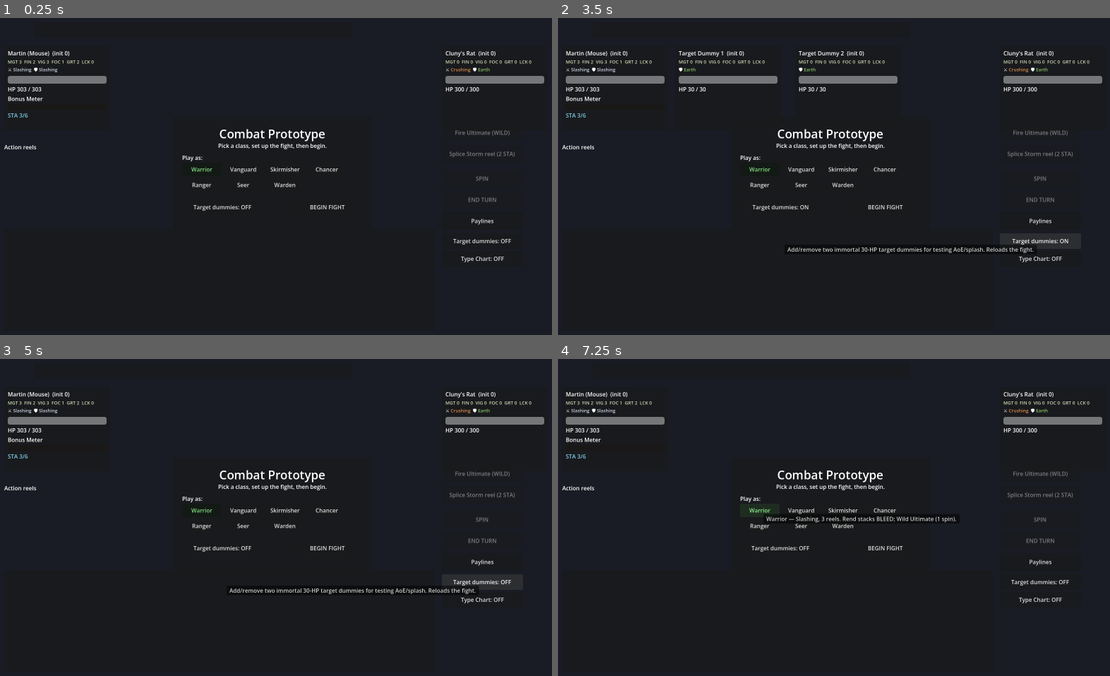
Above: before the commit, frames 1-4 (two rows, left to right).
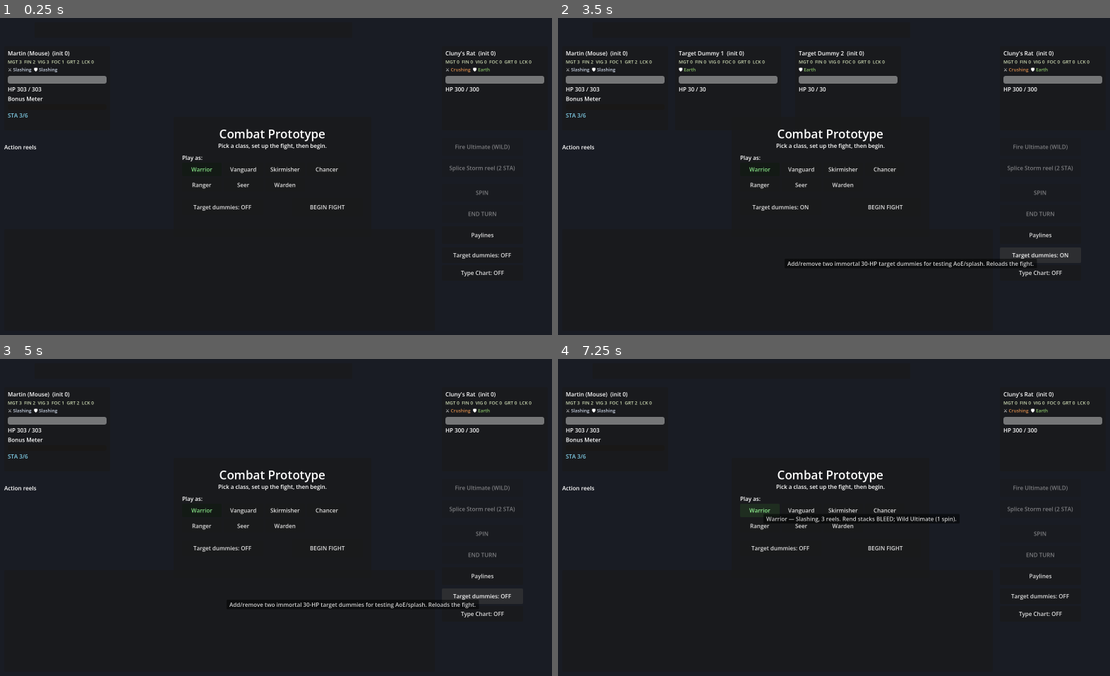
Above: after the commit, the same moments.

Repository: djkipyaboy/bunnies
Game: Godot game, scene res://combat/combat.tscn
Two runs of this game, one before a commit and one after it. Both use one fixed random seed, a clock stepped at 60 frames per second and the inputs below.
Inputs:
- Up to frame 1 (0.25 s): no input
- Up to frame 2 (3.5 s): click "BEGIN FIGHT" at 0.5 s; click "SPIN" at 1.25 s; click "Paylines" at 2 s; click "Target dummies: OFF" at 2.75 s
- Up to frame 3 (5 s): click "BEGIN FIGHT" at 3.5 s; click "Target dummies: ON" at 4.25 s
- Up to frame 4 (7.25 s): click "Type Chart: OFF" at 5 s; click "Type Chart: ON" at 5.75 s; click "Warrior" at 6.5 s

The runs differ from the first frame. In frame 1, 0.8% of the frame differs, in the area x 81-94%, y 35-82%; in frame 2, 1.5%; in frame 3, 1.5%, in the area x 41-94%, y 35-82%; in frame 4, 0.8%.

Commit message:
balance(warden): meter cap 15→20; Rallying Cry reel charges no meter; lower button column
Playtest 2026-06-29 tuning:
- Warden meter_cap 15 → 20 (Earthquake's 4 WILD reels recharge fast).
- ActionReel.charges_meter flag (false for the Rallying Cry reel), propagated
  through CombatResolver.AttackResult and honored in _apply_attack — the rally
  reel's payoff is the party shield, not meter.
- Shift the right-hand action-button column down +40 (Ultimate 300→340) so the
  taller caster panels (mana line + shield chip) no longer overlap it.

Co-Authored-By: Claude Opus 4.8 <noreply@anthropic.com>

Diff:
--- a/combat/class_library.gd
+++ b/combat/class_library.gd
@@ -113,8 +113,9 @@
 			c.base_stats = _stats(1, 1, 3, 4, 2, 0)
 			c.weapon_base_damage = 9.0; c.weapon_type = earth; c.reel_count = 3
 			c.defense_type = earth
-			# [ASSUMPTION] HP 300 for testing; meter_cap 15 — match the Seer per player directive (15/15).
-			c.base_max_hp = 300; c.base_max_stamina = 0; c.base_meter_floor = 3; c.meter_cap = 15
+			# [ASSUMPTION] HP 300 for testing; meter_cap 20 — raised from 15 (playtest 2026-06-29: Earthquake's
+				# 4 WILD reels recharge the meter fast; 20 curbs back-to-back Earthquakes).
+			c.base_max_hp = 300; c.base_max_stamina = 0; c.base_meter_floor = 3; c.meter_cap = 20
 			# Mana-only: max = base 8 + Focus 4 = 12, starts full, +1/turn. [ASSUMPTION] tune by playtest.
 			c.base_max_mana = 8; c.start_mana = 12; c.mana_regen = 1
 			c.ability_id = &"rallying_cry"; c.ability_cost = 4; c.ability_resource = &"mana"
--- a/combat/combat.gd
+++ b/combat/combat.gd
@@ -235,27 +235,29 @@
 	_log_box.size = Vector2(1206, 122)
 	add_child(_log_box)
 
-	# Right-hand action-button column, stacked beneath the enemy panel. BTN_X aligns with the enemy panel.
+	# Right-hand action-button column, stacked beneath the enemy panel. BTN_X aligns with the enemy panel;
+	# the column starts at y=340 so it clears the 238px-tall panel (bottom y=318) — the taller caster panels
+	# (mana line + shield chip) had pushed the panel into the old y=300 Ultimate button (playtest 2026-06-29).
 	const BTN_X: float = 1280.0
 	const BTN_SIZE := Vector2(230, 50)
 
 	_ultimate_button = Button.new()
 	_ultimate_button.text = "Fire Ultimate (WILD)"
-	_ultimate_button.position = Vector2(BTN_X, 300)
+	_ultimate_button.position = Vector2(BTN_X, 340)
 	_ultimate_button.custom_minimum_size = BTN_SIZE
 	_ultimate_button.disabled = true
 	add_child(_ultimate_button)
 
 	_splice_button = Button.new()
 	_splice_button.text = "Splice Storm reel (2 STA)"
-	_splice_button.position = Vector2(BTN_X, 360)
+	_splice_button.position = Vector2(BTN_X, 400)
 	_splice_button.custom_minimum_size = BTN_SIZE
 	_splice_button.disabled = true
 	add_child(_splice_button)
 
 	_spin_button = Button.new()
 	_spin_button.text = "SPIN"
-	_spin_button.position = Vector2(BTN_X, 430)
+	_spin_button.position = Vector2(BTN_X, 470)
 	_spin_button.custom_minimum_size = BTN_SIZE
 	_spin_button.disabled = true
 	_spin_button.tooltip_text = "Resolve the Combat phase — spin every action reel as its own attack."
@@ -263,7 +265,7 @@
 
 	_end_turn_button = Button.new()
 	_end_turn_button.text = "END TURN"
-	_end_turn_button.position = Vector2(BTN_X, 490)
+	_end_turn_button.position = Vector2(BTN_X, 530)
 	_end_turn_button.custom_minimum_size = BTN_SIZE
 	_end_turn_button.disabled = true
 	_end_turn_button.tooltip_text = "Finish your turn after reviewing the spin's results."
@@ -271,7 +273,7 @@
 
 	_paylines_button = Button.new()
 	_paylines_button.text = "Paylines"
-	_paylines_button.position = Vector2(BTN_X, 550)
+	_paylines_button.position = Vector2(BTN_X, 590)
 	_paylines_button.custom_minimum_size = BTN_SIZE
 	_paylines_button.tooltip_text = "Cycle through this loadout's payline patterns one at a time (legibility aid)."
 	add_child(_paylines_button)
@@ -279,7 +281,7 @@
 	# Debug toggle: add/remove the two target dummies, then reload so the change takes effect.
 	_dummy_toggle_button = Button.new()
 	_dummy_toggle_button.text = "Target dummies: %s" % ("ON" if _dummies_enabled else "OFF")
-	_dummy_toggle_button.position = Vector2(BTN_X, 610)
+	_dummy_toggle_button.position = Vector2(BTN_X, 650)
 	_dummy_toggle_button.custom_minimum_size = Vector2(230, 44)
 	_dummy_toggle_button.tooltip_text = "Add/remove two immortal 30-HP target dummies for testing AoE/splash. Reloads the fight."
 	add_child(_dummy_toggle_button)
@@ -287,7 +289,7 @@
 	# Type-chart toggle: show/hide the 6×6 effectiveness graphic in the free center space (stays up while on).
 	_type_chart_button = Button.new()
 	_type_chart_button.text = "Type Chart: OFF"
-	_type_chart_button.position = Vector2(BTN_X, 660)
+	_type_chart_button.position = Vector2(BTN_X, 700)
 	_type_chart_button.custom_minimum_size = Vector2(230, 44)
 	_type_chart_button.tooltip_text = "Show/hide the 6×6 type-effectiveness chart (row attacks column). Stays visible while on."
 	add_child(_type_chart_button)
@@ -1131,7 +1133,8 @@
 	else:
 		_log("  %s reel → %s (no damage)." % [_attacker.display_name, tier_name])
 	# Bonus Meter charge (attacker only). Log BM gains for the player (enemy meter is hidden).
-	if _attacker.bonus_meter != null:
+	# A non-charging reel (the Warden's Rallying Cry reel) is skipped — its payoff is the party shield.
+	if _attacker.bonus_meter != null and attack.charges_meter:
 		var before: int = _attacker.bonus_meter.value
 		_attacker.bonus_meter.charge(attack.face.result_tier)
 		var added: int = _attacker.bonus_meter.value - before
--- a/combat/combat_resolver.gd
+++ b/combat/combat_resolver.gd
@@ -22,6 +22,7 @@
 	var meter_gain: int = 0                  ## Bonus-Meter charge this face contributed.
 	var rider_effect_id: StringName = &""    ## Rider to apply (crit-success of a riding type); empty = none.
 	var landed_index: int = -1               ## Strip index the reel landed on (for grid + strip sync).
+	var charges_meter: bool = true           ## Whether this reel charges the Bonus Meter (false for the Warden rally reel).
 
 # ---------------------------------------------------------------------------
 # Signals  (naming convention: snake_case, past-tense — CLAUDE.md §2)
@@ -111,6 +112,7 @@
 	attack.damage_type = reel.damage_type
 	attack.base_damage = base_damage
 	attack.landed_index = index
+	attack.charges_meter = reel.charges_meter  # the orchestrator honors this; a non-charging reel adds 0 meter
 
 	if face != null:
 		# Neutral and the failure tiers deal no weapon damage (their value is utility + meter).
@@ -120,7 +122,7 @@
 			var raw: float = base_damage * face.multiplier
 			var type_mult: float = reel.damage_type.multiplier_against(target_type) if reel.damage_type != null else 1.0
 			attack.final_damage = ceili(raw * type_mult) + flat_damage_bonus  # round UP (project convention)
-		attack.meter_gain = _meter_gain_for(face.result_tier)
+		attack.meter_gain = _meter_gain_for(face.result_tier) if reel.charges_meter else 0
 		# Crit-success of a type that carries an inherent rider (Crushing -> Slow) reports it.
 		# The resolver only REPORTS; the orchestrator attaches the Effect (ARCHITECTURE §2).
 		if face.result_tier == ReelFace.ResultTier.CRIT_SUCCESS and reel.damage_type != null and reel.damage_type.inherent_rider_id != &"":
--- a/combat/resources/action_reel.gd
+++ b/combat/resources/action_reel.gd
@@ -22,6 +22,12 @@
 ## hit's purpose is utility/control (apply a buff/debuff, heal, convert), even if that effect ultimately
 ## deals weapon-type damage; set it true only when the hit directly swings for the weapon's damage.
 @export var is_weapon_attack: bool = true
+
+## Whether a hit on this reel charges the attacker's Bonus Meter. True for normal reels (incl. Rend).
+## The Warden's Rallying Cry reel sets this FALSE: its payoff is the party shield, and it would otherwise
+## let Earthquake (which already recharges fast off its 4 WILD reels) refill the meter too quickly
+## (playtest 2026-06-29). The resolver propagates this onto the AttackResult; the orchestrator honors it.
+@export var charges_meter: bool = true
 
 ## Builds a first-pass Action reel as a physical 10-face strip. Odds = how many of each symbol
 ## sit on the reel (the reel IS the dice — no hidden weights). Crits are rare (1 each → 10%):
@@ -71,6 +77,7 @@
 	var reel: ActionReel = ActionReel.new()
 	reel.damage_type = type
 	reel.is_weapon_attack = false
+	reel.charges_meter = false  # the shield IS the payoff — don't also feed the Bonus Meter (playtest 2026-06-29)
 	for i: int in range(2):
 		reel.faces.append(_make_face(ReelFace.ResultTier.CRIT_SUCCESS, 0.0))
 	for i: int in range(8):
--- a/tests/test_class_library.gd
+++ b/tests/test_class_library.gd
@@ -56,7 +56,7 @@
 	_check(warden.ability_id == &"rallying_cry" and warden.ability_cost == 4 and warden.ability_resource == &"mana", "warden ability = rallying_cry (4 mana)")
 	_check(warden.ultimate_id == &"earthquake", "warden ultimate = earthquake")
 	_check(warden.base_max_stamina == 0 and warden.base_max_mana == 8, "warden is mana-only (sta 0, mana base 8)")
-	_check(warden.meter_cap == 15, "warden meter cap 15 (match Seer)")
+	_check(warden.meter_cap == 20, "warden meter cap 20 (raised from 15, playtest 2026-06-29)")
 
 	# Each class builds a valid combatant end-to-end.
 	for id: StringName in ClassLibrary.IDS:
--- a/tests/test_rallying_cry_reel.gd
+++ b/tests/test_rallying_cry_reel.gd
@@ -30,6 +30,17 @@
 	_check(all_zero, "every face deals zero direct damage")
 	var no_rider: bool = reel.faces.all(func(f: ReelFace) -> bool: return f.rider_effect_id == &"")
 	_check(no_rider, "no rider on any face (shield applied by orchestrator from tier)")
+	_check(not reel.charges_meter, "rally reel does NOT charge the Bonus Meter (its value is the party shield)")
+
+	# Resolver propagates charges_meter onto the AttackResult and zeroes meter_gain for the rally reel.
+	var resolver: CombatResolver = CombatResolver.new()
+	var rally_attacks: Array[CombatResolver.AttackResult] = resolver.resolve_combat_phase([reel], 9.0, earth)
+	_check(not rally_attacks[0].charges_meter, "resolved rally attack has charges_meter = false")
+	_check(rally_attacks[0].meter_gain == 0, "resolved rally attack contributes 0 meter (got %d)" % rally_attacks[0].meter_gain)
+
+	# A normal weapon reel still charges the meter (regression: the flag defaults true).
+	var normal: ActionReel = ActionReel.make_default(earth)
+	_check(normal.charges_meter, "default weapon reel charges the meter (flag defaults true)")
 
 	print(("RALLYING CRY REEL TEST PASSED" if _failures == 0 else "RALLYING CRY REEL TEST FAILED: %d" % _failures))
 	quit(_failures)
--- a/tests/test_warden_class.gd
+++ b/tests/test_warden_class.gd
@@ -18,7 +18,7 @@
 	_check(cc.weapon_base_damage == 9.0, "Earthstave base 9 (got %s)" % str(cc.weapon_base_damage))
 	_check(cc.ability_id == &"rallying_cry" and cc.ability_resource == &"mana" and cc.ability_cost == 4, "Rallying Cry: 4 mana")
 	_check(cc.ultimate_id == &"earthquake", "Ultimate is Earthquake")
-	_check(cc.meter_cap == 15, "meter cap 15 (match Seer, got %d)" % cc.meter_cap)
+	_check(cc.meter_cap == 20, "meter cap 20 (raised from 15 — playtest 2026-06-29, got %d)" % cc.meter_cap)
 	_check(cc.base_max_stamina == 0, "mana-only (no stamina)")
 	_check(cc.base_stats.luck == 0, "Luck 0 (Chancer-exclusive)")
 
@@ -27,7 +27,7 @@
 	_check(w.resource_pool.max_mana == 12, "max_mana = 8 + Focus 4 = 12 (got %d)" % w.resource_pool.max_mana)
 	_check(w.resource_pool.mana == 12, "starts at full mana (got %d)" % w.resource_pool.mana)
 	_check(w.resource_pool.max_stamina == 0, "no stamina rail (got %d)" % w.resource_pool.max_stamina)
-	_check(w.bonus_meter.cap == 15, "combatant meter cap 15")
+	_check(w.bonus_meter.cap == 20, "combatant meter cap 20")
 	_check(w.weapon.reels.size() == 3, "weapon has 3 reels")
 	var earth: DamageType = load("res://combat/resources/types/earth.tres")
 	_check(w.weapon_type() == earth, "weapon type is Earth")
Not shown, changed: CLAUDE.md
Not shown, changed: HANDOFF.md
